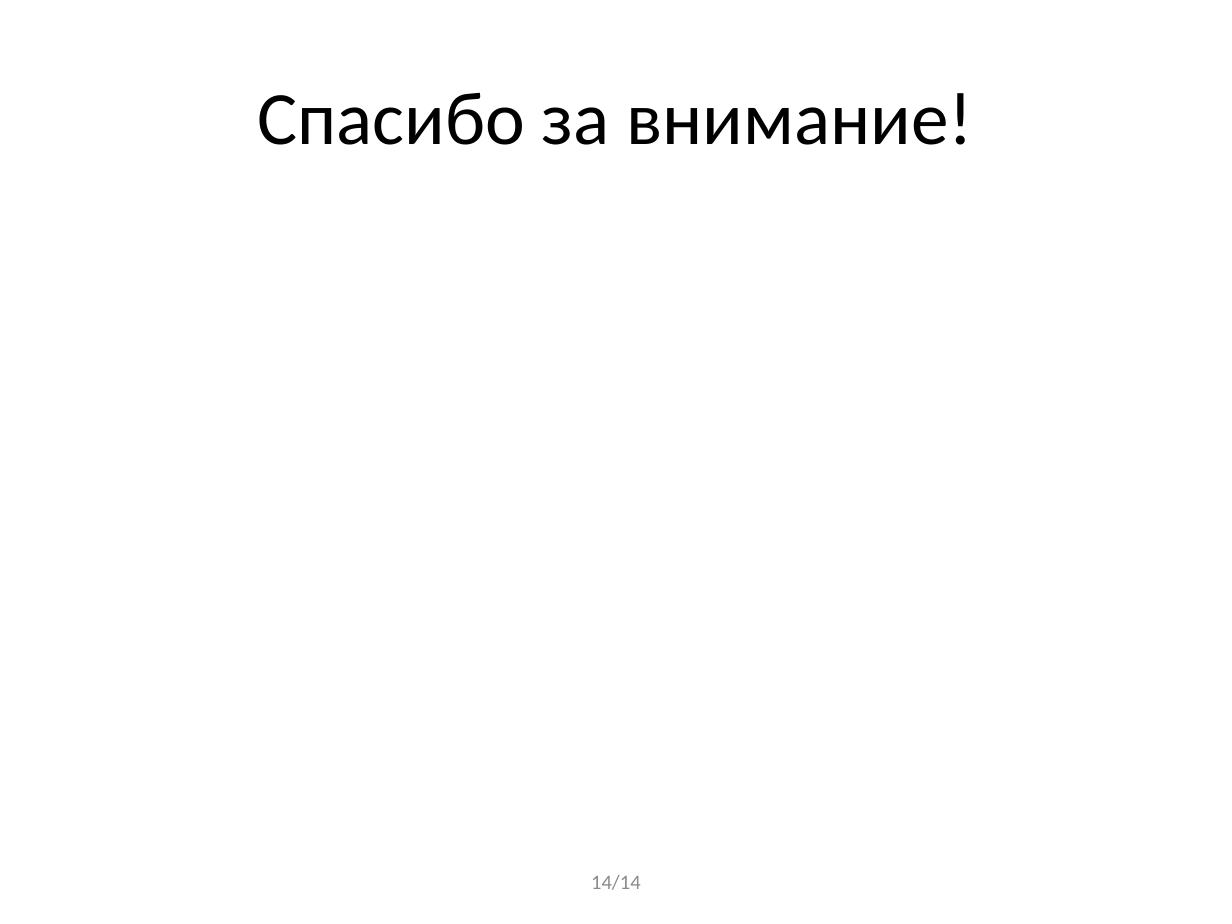
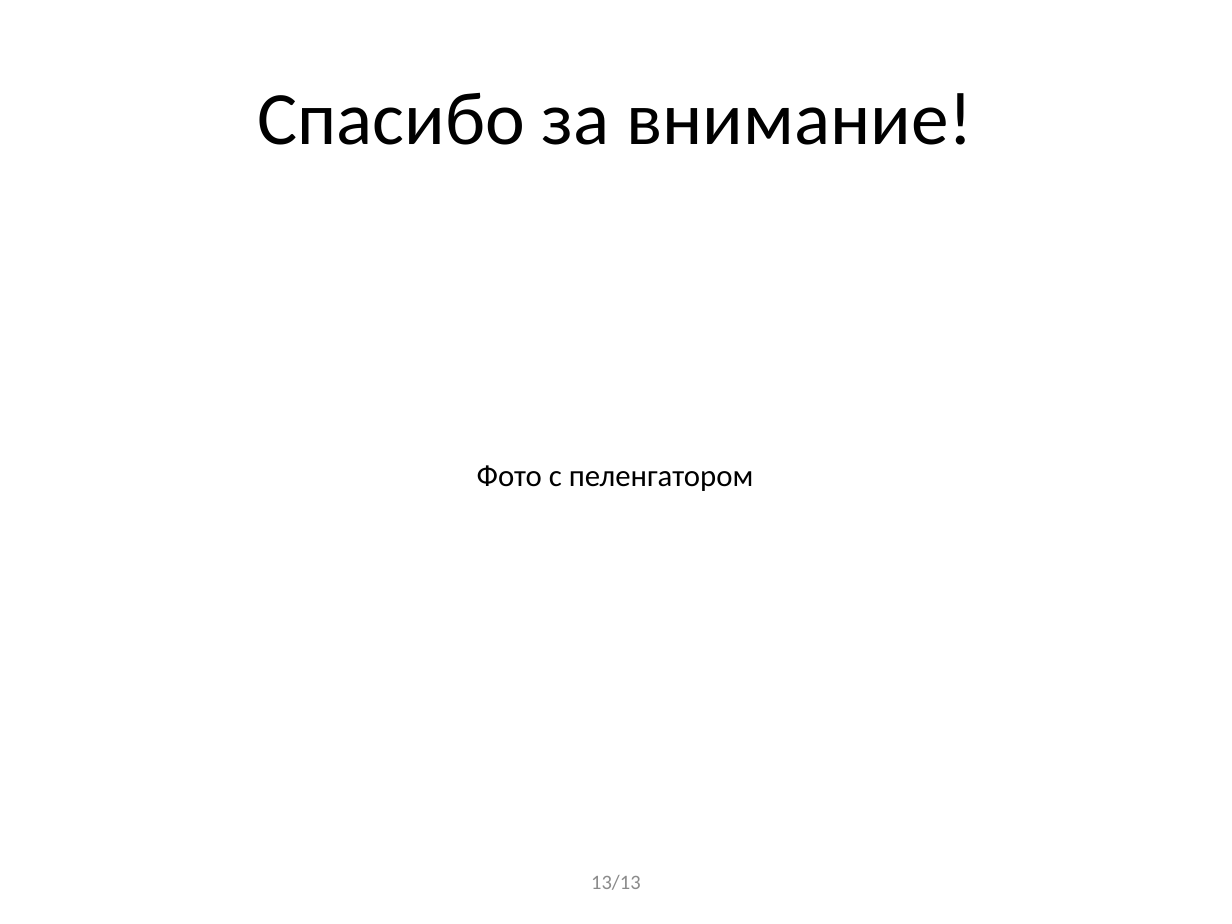
Before and after one commit to BorzhonovAI/magistr, a slide deck: slide 13 of Презентация Диплом.pptx. Drawn at 1232x924 pixels with LibreOffice and Linux fonts; fonts in the diff are those of the drawing. Boxes give left, top, right and bottom in pixels: in the first picture for what was removed or moved away, otherwise in the second. Text is boxed around its words. In the diff, an @@ line names an element or a change of style, - is before the commit and + after.

```diff
--- a/Презентация Диплом.pptx
+++ b/Презентация Диплом.pptx
@@ text added at (477,465,754,491), 18 pt, text #000000 @@
+Фото с пеленгатором
@@ text at (591,875,640,890): text changed @@
-14/14
+13/13
```
Also in this commit, not shown: 11 other slides changed, 4 other files.
